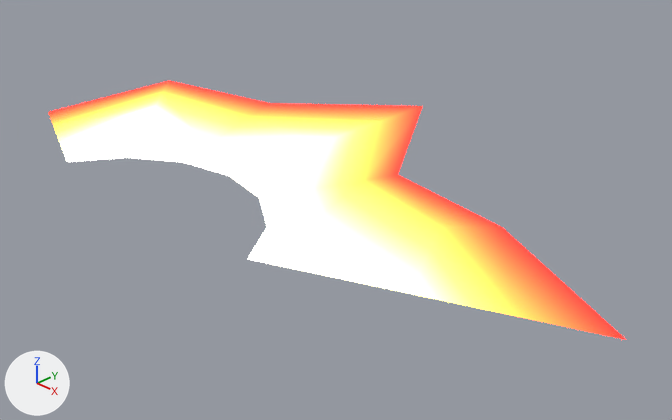
The Blender file asset creation/spark.blend, before and after one commit.
Rendered twice from a camera (50 mm lens) standing at (0.827, -0.512, 0.455) and looking at (0.088, 0.215, -0.049). Every picture has the same lights, and +X, +Y and +Z are marked at lower left. The same objects are shown in both versions, whatever each file hides.
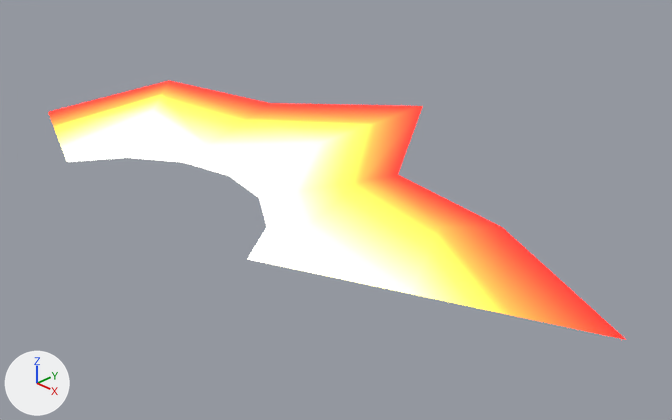
The newer file is also turned or shifted as a whole; pictures and numbers use the older file's frame.

Changed parts and their boxes (x1, y1, x2, y2) in the pictures (672 x 420 px):
'Plane', surface changed, moved, turned, rescaled: (48, 81, 626, 340) in both

What changed in the scene script:
```text
Change mat_material:
    where n1 = _N.new('ShaderNodeBsdfPrincipled'); n1.name = 'Principled BSDF'
    n1.inputs[28].default_value: 2.9 -> 1.3  # 'Emission Strength'
Change ob_plane:
    ob_plane.location: (0.0, 0.0, 0.0) -> (0.0, 0.0, -0.002)
    ob_plane.rotation_euler: (0.0, 0.0, 0.0) -> (0.0, 0.0, 3.142)  # degrees (0, 0, 0) -> degrees (0, 0, 180)
    ob_plane.scale: (1.0, 1.0, 1.0) -> (-1.0, -1.0, -1.0)
```
